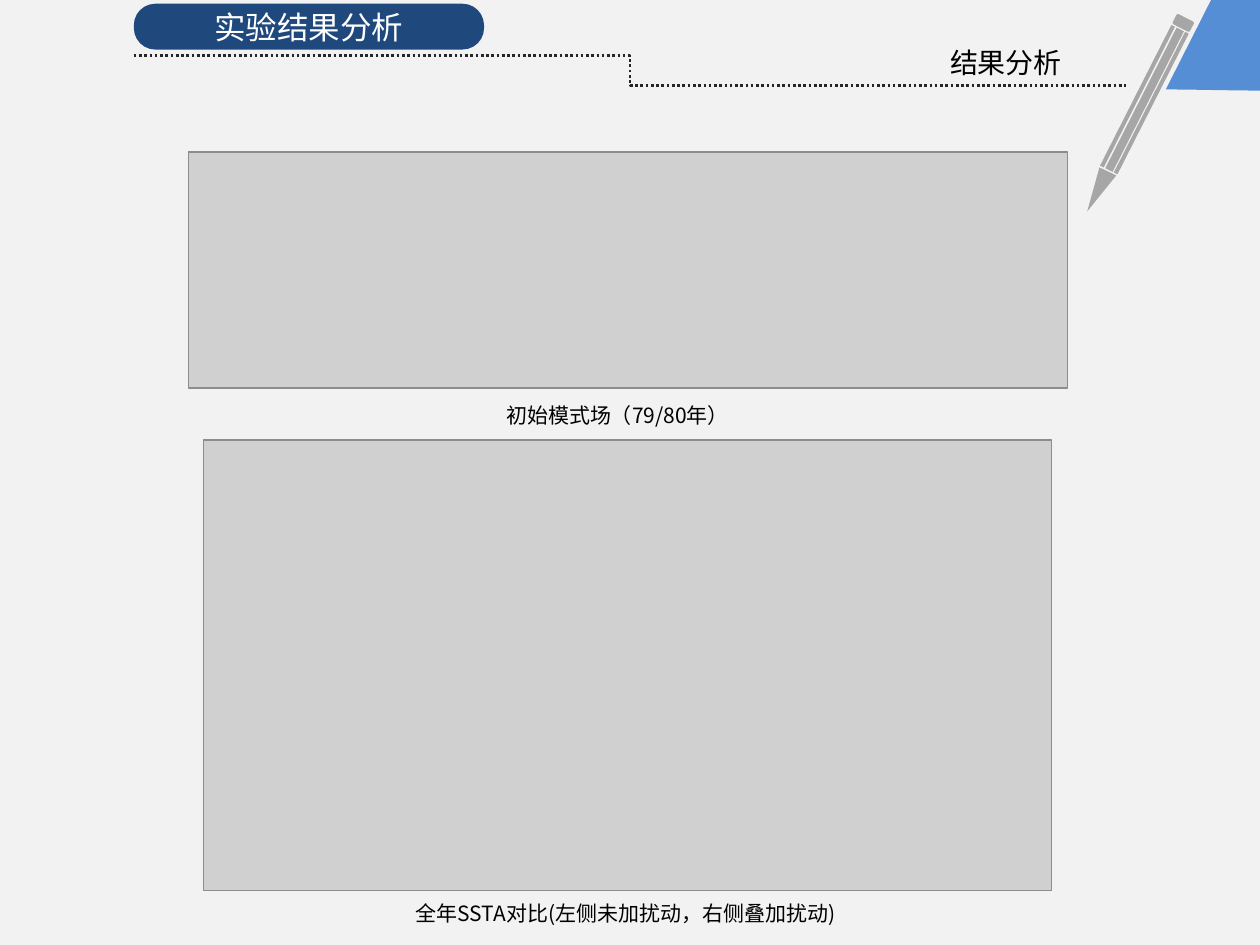
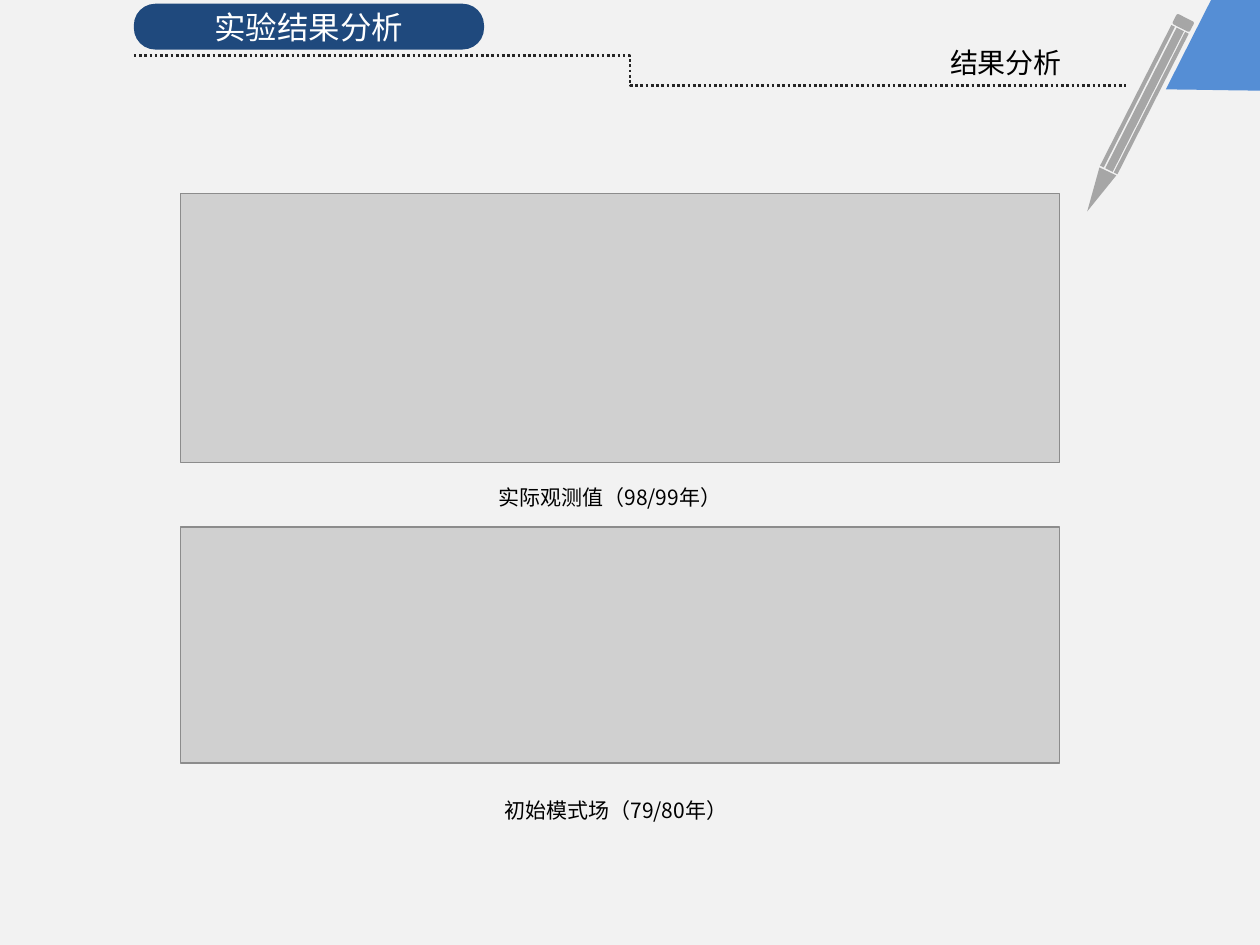
Before and after one commit to KrisCheng/GraduationDesign, a slide deck: slide 17 of FinalPaper/毕业答辩.pptx (slide 19 before the commit). Drawn at 1260x945 pixels with LibreOffice and Linux fonts; fonts in the diff are those of the drawing; grey boxes stand for pictures. Boxes give left, top, right and bottom in pixels: in the first picture for what was removed or moved away, otherwise in the second. Text is boxed around its words. In the diff, an @@ line names an element or a change of style, - is before the commit and + after.

```diff
--- a/FinalPaper/毕业答辩.pptx
+++ b/FinalPaper/毕业答辩.pptx
@@ picture added at bbox=[181, 193, 1061, 462] @@
@@ picture removed at bbox=[204, 440, 1052, 891] @@
@@ text added at bbox=[498, 487, 721, 509], 12 pt, text #000000 @@
+实际观测值（98/99年）
@@ picture: place and size @@
-picture at bbox=[189, 152, 1068, 388]
+picture at bbox=[181, 527, 1061, 762]
@@ text "初始模式场（79/80年）": place and size @@
-text "初始模式场（79/80年）" at bbox=[506, 405, 729, 427]
+text "初始模式场（79/80年）" at bbox=[504, 800, 727, 822]
@@ text removed at bbox=[416, 903, 836, 925] @@
-全年SSTA对比(左侧未加扰动，右侧叠加扰动)
```
Also in this commit, not shown: 6 other slides changed, 1 slide added, 3 slides removed, 2 other files.
